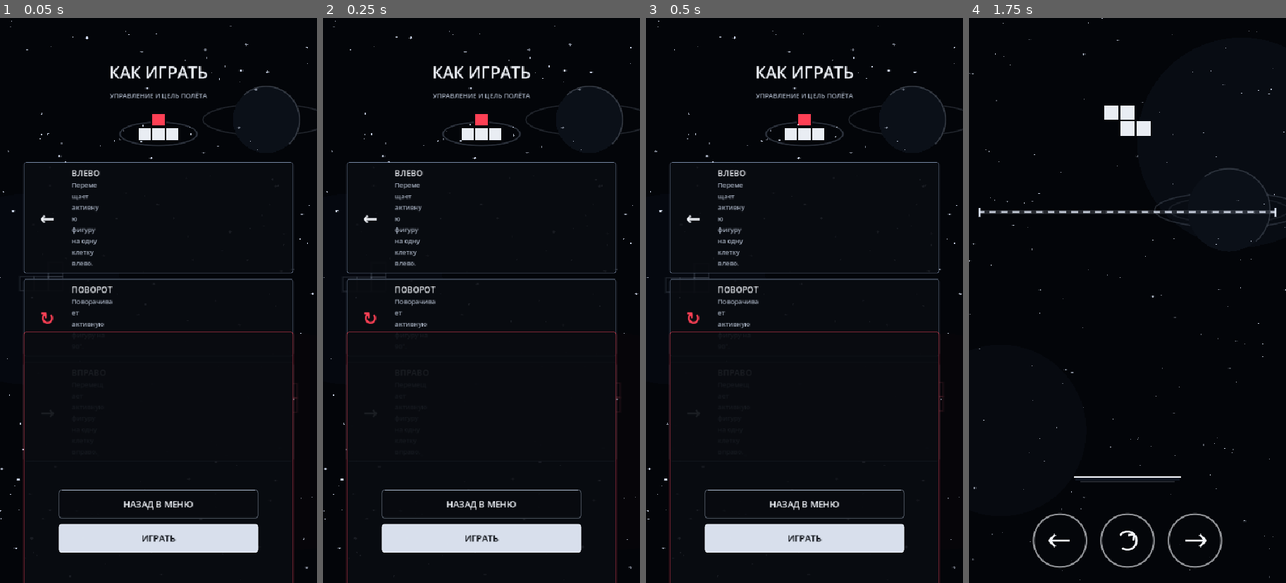
Above: before the commit, frames 1-4 (left to right).
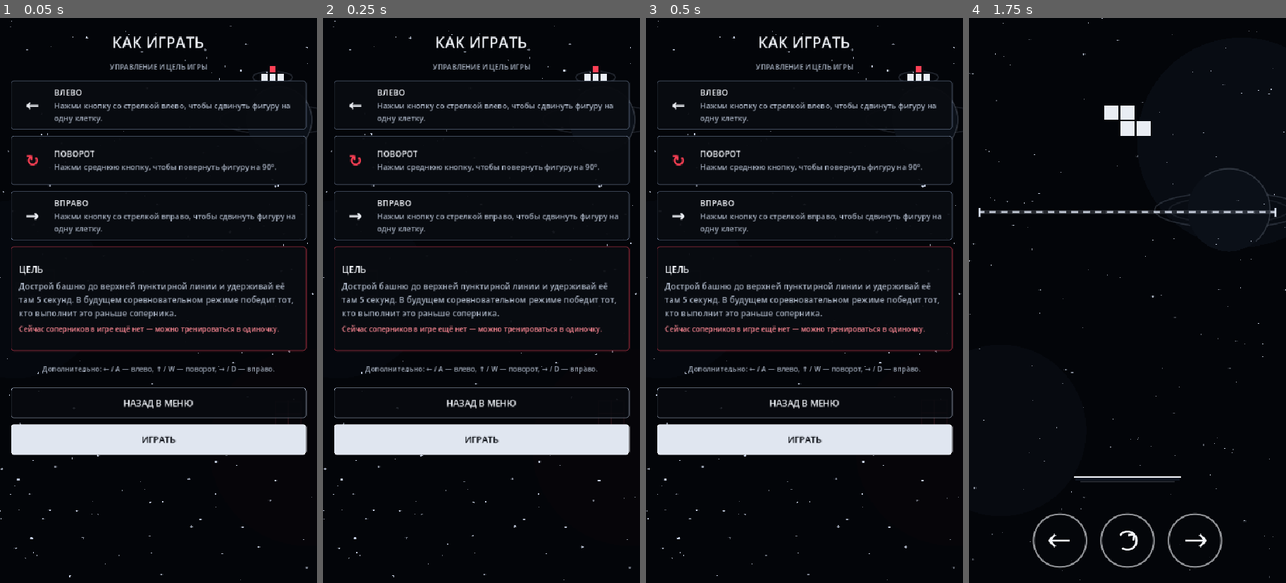
Above: after the commit, the same moments.

Repository: MrGardin/Tetris
Game: Godot game, scene res://scenes/HowToPlay/HowToPlay.tscn
The game is run twice, just before and just after one commit, with the same random seed, the same clock (stepped at 60 frames per second) and the same inputs. This scene is started directly instead of the project's main scene.
Inputs:
- Up to frame 1 (0.05 s): no input
- Up to frame 2 (0.25 s): no input
- Up to frame 3 (0.5 s): no input
- Up to frame 4 (1.75 s): click "НАЗАД В МЕНЮ" at 0.5 s; click "ИГРАТЬ" at 1.25 s

The runs differ from the first frame. In frame 1, 19% of the frame differs, in the area x 0-100%, y 2-100%; in frame 2, 19%; in frame 3, 19%, in the area x 0-100%, y 0-100%; in frame 4, nothing differs.

Commit message:
Исправление экрана как играть

Diff:
--- a/scenes/HowToPlay/how_to_play.gd
+++ b/scenes/HowToPlay/how_to_play.gd
@@ -1,5 +1,6 @@
 extends Node2D
 ## Экран обучения для Tetris:Windbound.
+## Интерфейс перестраивается под размер экрана и прокручивается на телефонах.
 
 @export_file("*.tscn")
 var start_scene_path: String = "res://scenes/Start/Start.tscn"
@@ -16,12 +17,10 @@
 var elapsed := 0.0
 var stars: Array[Vector4] = []
 
-var overlay: Control
+var scroll: ScrollContainer
+var content: VBoxContainer
 var title_label: Label
 var subtitle_label: Label
-var cards_box: VBoxContainer
-var objective_panel: PanelContainer
-var keyboard_label: Label
 var back_button: Button
 var play_button: Button
 
@@ -34,12 +33,11 @@
 		stars.append(Vector4(
 			randf(),
 			randf(),
-			randf_range(0.7, 2.0),
+			randf_range(0.7, 1.8),
 			randf_range(0.0, TAU)
 		))
 
 	_build_interface()
-	_layout_interface()
 
 	get_viewport().size_changed.connect(_on_viewport_resized)
 	queue_redraw()
@@ -55,36 +53,40 @@
 		return
 
 	_draw_background()
-	_draw_distant_planet()
+	_draw_planet()
 	_draw_stars()
 	_draw_floating_blocks()
 	_draw_logo()
 
 
 func _draw_background() -> void:
-	draw_rect(Rect2(Vector2.ZERO, viewport_size), SPACE)
+	draw_rect(
+		Rect2(Vector2.ZERO, viewport_size),
+		SPACE
+	)
 
 	draw_circle(
-		Vector2(viewport_size.x * 0.08, viewport_size.y * 0.48),
-		viewport_size.x * 0.30,
-		Color(0.035, 0.055, 0.095, 0.38)
+		Vector2(viewport_size.x * 0.05, viewport_size.y * 0.48),
+		viewport_size.x * 0.28,
+		Color(0.035, 0.055, 0.095, 0.32)
 	)
 
 	draw_circle(
-		Vector2(viewport_size.x * 0.94, viewport_size.y * 0.75),
-		viewport_size.x * 0.34,
-		Color(0.075, 0.025, 0.045, 0.20)
-	)
-
-
-func _draw_distant_planet() -> void:
-	var center := Vector2(viewport_size.x * 0.84, viewport_size.y * 0.18)
-	var radius := viewport_size.x * 0.105
+		Vector2(viewport_size.x * 0.97, viewport_size.y * 0.76),
+		viewport_size.x * 0.31,
+		Color(0.075, 0.025, 0.045, 0.17)
+	)
+
+
+func _draw_planet() -> void:
+	# Планета находится у края и не залезает на основной текст.
+	var center := Vector2(viewport_size.x * 0.88, viewport_size.y * 0.18)
+	var radius := minf(viewport_size.x * 0.105, 56.0)
 
 	_draw_ellipse(
 		center,
-		Vector2(radius * 1.9, radius * 0.48),
-		Color(0.72, 0.78, 0.88, 0.16),
+		Vector2(radius * 1.8, radius * 0.45),
+		Color(0.72, 0.78, 0.88, 0.13),
 		1.0
 	)
 
@@ -95,7 +97,7 @@
 		-2.3,
 		0.8,
 		48,
-		Color(0.81, 0.86, 0.94, 0.22),
+		Color(0.81, 0.86, 0.94, 0.18),
 		1.0,
 		true
 	)
@@ -104,32 +106,36 @@
 func _draw_stars() -> void:
 	for i in stars.size():
 		var star := stars[i]
-		var drift := elapsed * (3.0 + star.z * 1.6)
+		var drift := elapsed * (2.0 + star.z)
 		var x := fposmod(star.x * viewport_size.x + drift, viewport_size.x)
 		var y := star.y * viewport_size.y
-		var shimmer := 0.36 + 0.54 * (
-			0.5 + 0.5 * sin(elapsed * 1.3 + star.w)
+		var shimmer := 0.35 + 0.50 * (
+			0.5 + 0.5 * sin(elapsed * 1.2 + star.w)
 		)
-		var position := Vector2(x, y)
-
-		draw_circle(position, star.z, Color(0.88, 0.92, 1.0, shimmer))
-
-		if star.z > 1.65:
+		var point := Vector2(x, y)
+
+		draw_circle(
+			point,
+			star.z,
+			Color(0.88, 0.92, 1.0, shimmer)
+		)
+
+		if star.z > 1.5:
 			draw_line(
-				position - Vector2(3.0, 0.0),
-				position + Vector2(3.0, 0.0),
-				Color(0.88, 0.92, 1.0, shimmer * 0.4),
+				point - Vector2(2.5, 0.0),
+				point + Vector2(2.5, 0.0),
+				Color(0.88, 0.92, 1.0, shimmer * 0.35),
 				0.7,
 				true
 			)
 
 
 func _draw_floating_blocks() -> void:
-	var cell_size := clampf(viewport_size.x * 0.045, 18.0, 25.0)
-	var drift := sin(elapsed * 0.7) * 7.0
+	var cell_size := clampf(viewport_size.x * 0.04, 16.0, 23.0)
+	var drift := sin(elapsed * 0.7) * 6.0
 
 	_draw_ghost_piece(
-		Vector2(viewport_size.x * 0.13, viewport_size.y * 0.47 + drift),
+		Vector2(viewport_size.x * 0.11, viewport_size.y * 0.48 + drift),
 		cell_size,
 		[
 			Vector2i(-1, 0),
@@ -137,11 +143,11 @@
 			Vector2i(1, 0),
 			Vector2i(1, -1)
 		],
-		Color(0.78, 0.84, 0.94, 0.12)
+		Color(0.78, 0.84, 0.94, 0.09)
 	)
 
 	_draw_ghost_piece(
-		Vector2(viewport_size.x * 0.87, viewport_size.y * 0.66 - drift),
+		Vector2(viewport_size.x * 0.89, viewport_size.y * 0.69 - drift),
 		cell_size,
 		[
 			Vector2i(0, 0),
@@ -149,7 +155,7 @@
 			Vector2i(0, 1),
 			Vector2i(1, 1)
 		],
-		Color(0.92, 0.34, 0.42, 0.11)
+		Color(0.92, 0.34, 0.42, 0.08)
 	)
 
 
@@ -161,20 +167,22 @@
 ) -> void:
 	for cell in cells:
 		var rect := Rect2(
-			center + Vector2(cell) * cell_size - Vector2.ONE * cell_size * 0.5,
+			center + Vector2(cell) * cell_size
+				- Vector2.ONE * cell_size * 0.5,
 			Vector2.ONE * cell_size
 		)
 		draw_rect(rect, color, false, 1.0, true)
 
 
 func _draw_logo() -> void:
-	var center := Vector2(viewport_size.x * 0.5, viewport_size.y * 0.205)
-	var cell_size := clampf(viewport_size.x * 0.045, 20.0, 26.0)
+	# Маленький декоративный знак сверху справа — не перекрывает инструкции.
+	var center := Vector2(viewport_size.x * 0.86, viewport_size.y * 0.105)
+	var cell_size := clampf(viewport_size.x * 0.025, 11.0, 15.0)
 
 	_draw_ellipse(
 		center,
-		Vector2(cell_size * 2.7, cell_size * 0.82),
-		Color(0.72, 0.79, 0.91, 0.23),
+		Vector2(cell_size * 2.5, cell_size * 0.75),
+		Color(0.72, 0.79, 0.91, 0.17),
 		1.0
 	)
 
@@ -193,16 +201,9 @@
 			Vector2.ONE * cell_size
 		)
 		var fill := RED if i == 3 else Color("#e9edf3")
-		draw_rect(rect.grow(1.5), Color("#05070b"))
-		draw_rect(rect.grow(-2.0), fill)
-
-	for i in 3:
-		var angle := elapsed * 0.65 + TAU * float(i) / 3.0
-		var point := center + Vector2(
-			cos(angle) * cell_size * 2.3,
-			sin(angle) * cell_size * 0.66
-		)
-		draw_circle(point, 1.6, Color(0.90, 0.94, 1.0, 0.75))
+
+		draw_rect(rect.grow(1.0), Color("#05070b"))
+		draw_rect(rect.grow(-1.5), fill)
 
 
 func _draw_ellipse(
@@ -213,8 +214,8 @@
 ) -> void:
 	var points := PackedVector2Array()
 
-	for i in 81:
-		var angle := TAU * float(i) / 80.0
+	for i in 65:
+		var angle := TAU * float(i) / 64.0
 		points.append(
 			center + Vector2(
 				cos(angle) * radii.x,
@@ -229,68 +230,75 @@
 	var canvas_layer := CanvasLayer.new()
 	add_child(canvas_layer)
 
-	overlay = Control.new()
-	overlay.set_anchors_and_offsets_preset(Control.PRESET_FULL_RECT)
-	overlay.mouse_filter = Control.MOUSE_FILTER_IGNORE
-	canvas_layer.add_child(overlay)
-
+	var root := Control.new()
+	root.set_anchors_and_offsets_preset(Control.PRESET_FULL_RECT)
+	root.mouse_filter = Control.MOUSE_FILTER_PASS
+	canvas_layer.add_child(root)
+
+	scroll = ScrollContainer.new()
+	scroll.set_anchors_and_offsets_preset(Control.PRESET_FULL_RECT)
+	scroll.offset_left = 18.0
+	scroll.offset_top = 20.0
+	scroll.offset_right = -18.0
+	scroll.offset_bottom = -20.0
+	scroll.horizontal_scroll_mode = ScrollContainer.SCROLL_MODE_DISABLED
+	scroll.vertical_scroll_mode = ScrollContainer.SCROLL_MODE_AUTO
+	scroll.follow_focus = true
+	root.add_child(scroll)
+
+	content = VBoxContainer.new()
+	content.size_flags_horizontal = Control.SIZE_EXPAND_FILL
+	content.size_flags_vertical = Control.SIZE_SHRINK_BEGIN
+	content.add_theme_constant_override("separation", 10)
+	scroll.add_child(content)
+
+	_build_header()
+	_build_control_cards()
+	_build_objective_card()
+	_build_keyboard_hint()
+	_build_buttons()
+
+
+func _build_header() -> void:
 	title_label = Label.new()
 	title_label.text = "КАК ИГРАТЬ"
+	title_label.custom_minimum_size = Vector2(0.0, 42.0)
+	title_label.size_flags_horizontal = Control.SIZE_EXPAND_FILL
 	title_label.horizontal_alignment = HORIZONTAL_ALIGNMENT_CENTER
 	title_label.vertical_alignment = VERTICAL_ALIGNMENT_CENTER
-	title_label.add_theme_font_size_override("font_size", 28)
+	title_label.add_theme_font_size_override("font_size", 26)
 	title_label.add_theme_color_override("font_color", WHITE)
-	overlay.add_child(title_label)
+	content.add_child(title_label)
 
 	subtitle_label = Label.new()
-	subtitle_label.text = "УПРАВЛЕНИЕ И ЦЕЛЬ ПОЛЁТА"
+	subtitle_label.text = "УПРАВЛЕНИЕ И ЦЕЛЬ ИГРЫ"
+	subtitle_label.custom_minimum_size = Vector2(0.0, 24.0)
+	subtitle_label.size_flags_horizontal = Control.SIZE_EXPAND_FILL
 	subtitle_label.horizontal_alignment = HORIZONTAL_ALIGNMENT_CENTER
 	subtitle_label.vertical_alignment = VERTICAL_ALIGNMENT_CENTER
-	subtitle_label.add_theme_font_size_override("font_size", 11)
+	subtitle_label.add_theme_font_size_override("font_size", 12)
 	subtitle_label.add_theme_color_override("font_color", MUTED)
-	overlay.add_child(subtitle_label)
-
-	cards_box = VBoxContainer.new()
-	cards_box.add_theme_constant_override("separation", 9)
-	overlay.add_child(cards_box)
-
-	cards_box.add_child(_create_control_card(
+	content.add_child(subtitle_label)
+
+
+func _build_control_cards() -> void:
+	content.add_child(_create_control_card(
 		"←",
 		"ВЛЕВО",
-		"Перемещает активную фигуру на одну клетку влево."
+		"Нажми кнопку со стрелкой влево, чтобы сдвинуть фигуру на одну клетку."
 	))
 
-	cards_box.add_child(_create_control_card(
+	content.add_child(_create_control_card(
 		"↻",
 		"ПОВОРОТ",
-		"Поворачивает активную фигуру на 90°."
+		"Нажми среднюю кнопку, чтобы повернуть фигуру на 90°."
 	))
 
-	cards_box.add_child(_create_control_card(
+	content.add_child(_create_control_card(
 		"→",
 		"ВПРАВО",
-		"Перемещает активную фигуру на одну клетку вправо."
+		"Нажми кнопку со стрелкой вправо, чтобы сдвинуть фигуру на одну клетку."
 	))
-
-	objective_panel = _create_objective_panel()
-	overlay.add_child(objective_panel)
-
-	keyboard_label = Label.new()
-	keyboard_label.text = "Клавиатура: ← / A — влево, ↑ / W — поворот, → / D — вправо."
-	keyboard_label.horizontal_alignment = HORIZONTAL_ALIGNMENT_CENTER
-	keyboard_label.vertical_alignment = VERTICAL_ALIGNMENT_CENTER
-	keyboard_label.autowrap_mode = TextServer.AUTOWRAP_WORD_SMART
-	keyboard_label.add_theme_font_size_override("font_size", 11)
-	keyboard_label.add_theme_color_override("font_color", MUTED)
-	overlay.add_child(keyboard_label)
-
-	back_button = _create_button("НАЗАД В МЕНЮ", false)
-	back_button.pressed.connect(_on_back_pressed)
-	overlay.add_child(back_button)
-
-	play_button = _create_button("ИГРАТЬ", true)
-	play_button.pressed.connect(_on_play_pressed)
-	overlay.add_child(play_button)
 
 
 func _create_control_card(
@@ -299,148 +307,190 @@
 	description: String
 ) -> PanelContainer:
 	var panel := PanelContainer.new()
-	panel.custom_minimum_size = Vector2(0.0, 78.0)
+	panel.custom_minimum_size = Vector2(0.0, 84.0)
+	panel.size_flags_horizontal = Control.SIZE_EXPAND_FILL
 	panel.add_theme_stylebox_override("panel", _make_panel_style(false))
 
 	var row := HBoxContainer.new()
-	row.add_theme_constant_override("separation", 14)
+	row.size_flags_horizontal = Control.SIZE_EXPAND_FILL
+	row.add_theme_constant_override("separation", 12)
 	panel.add_child(row)
 
 	var icon := Label.new()
 	icon.text = icon_text
-	icon.custom_minimum_size = Vector2(54.0, 0.0)
+	icon.custom_minimum_size = Vector2(48.0, 0.0)
+	icon.size_flags_vertical = Control.SIZE_EXPAND_FILL
 	icon.horizontal_alignment = HORIZONTAL_ALIGNMENT_CENTER
 	icon.vertical_alignment = VERTICAL_ALIGNMENT_CENTER
-	icon.add_theme_font_size_override("font_size", 30)
-	icon.add_theme_color_override("font_color", RED if heading == "ПОВОРОТ" else WHITE)
+	icon.add_theme_font_size_override("font_size", 27)
+	icon.add_theme_color_override(
+		"font_color",
+		RED if heading == "ПОВОРОТ" else WHITE
+	)
 	row.add_child(icon)
 
 	var text_column := VBoxContainer.new()
+	text_column.size_flags_horizontal = Control.SIZE_EXPAND_FILL
+	text_column.size_flags_vertical = Control.SIZE_EXPAND_FILL
 	text_column.alignment = BoxContainer.ALIGNMENT_CENTER
-	text_column.add_theme_constant_override("separation", 2)
+	text_column.add_theme_constant_override("separation", 3)
 	row.add_child(text_column)
 
 	var title := Label.new()
 	title.text = heading
+	title.size_flags_horizontal = Control.SIZE_EXPAND_FILL
+	title.horizontal_alignment = HORIZONTAL_ALIGNMENT_LEFT
 	title.add_theme_font_size_override("font_size", 14)
 	title.add_theme_color_override("font_color", WHITE)
 	text_column.add_child(title)
 
 	var detail := Label.new()
 	detail.text = description
+	detail.size_flags_horizontal = Control.SIZE_EXPAND_FILL
 	detail.autowrap_mode = TextServer.AUTOWRAP_WORD_SMART
-	detail.add_theme_font_size_override("font_size", 11)
+	detail.add_theme_font_size_override("font_size", 13)
 	detail.add_theme_color_override("font_color", MUTED)
 	text_column.add_child(detail)
 
 	return panel
 
 
-func _create_objective_panel() -> PanelContainer:
+func _build_objective_card() -> void:
 	var panel := PanelContainer.new()
+	panel.custom_minimum_size = Vector2(0.0, 178.0)
+	panel.size_flags_horizontal = Control.SIZE_EXPAND_FILL
 	panel.add_theme_stylebox_override("panel", _make_panel_style(true))
-
-	var content := VBoxContainer.new()
-	content.alignment = BoxContainer.ALIGNMENT_CENTER
-	content.add_theme_constant_override("separation", 7)
-	panel.add_child(content)
+	content.add_child(panel)
+
+	var text_column := VBoxContainer.new()
+	text_column.size_flags_horizontal = Control.SIZE_EXPAND_FILL
+	text_column.size_flags_vertical = Control.SIZE_EXPAND_FILL
+	text_column.alignment = BoxContainer.ALIGNMENT_CENTER
+	text_column.add_theme_constant_override("separation", 8)
+	panel.add_child(text_column)
 
 	var heading := Label.new()
 	heading.text = "ЦЕЛЬ"
+	heading.size_flags_horizontal = Control.SIZE_EXPAND_FILL
 	heading.add_theme_font_size_override("font_size", 15)
 	heading.add_theme_color_override("font_color", WHITE)
-	content.add_child(heading)
+	text_column.add_child(heading)
 
 	var description := Label.new()
 	description.text = (
-		"Собирай башню до верхней пунктирной линии и удерживай её там "
-		+ "до конца отсчёта. В соревновательном режиме побеждает тот, "
-		+ "кто сделает это раньше соперника."
-	)
+		"Дострой башню до верхней пунктирной линии и удерживай её там "
+		+ "5 секунд. В будущем соревновательном режиме победит тот, "
+		+ "кто выполнит это раньше соперника."
+	)
+	description.size_flags_horizontal = Control.SIZE_EXPAND_FILL
 	description.autowrap_mode = TextServer.AUTOWRAP_WORD_SMART
-	description.add_theme_font_size_override("font_size", 12)
+	description.add_theme_font_size_override("font_size", 14)
 	description.add_theme_color_override("font_color", MUTED)
-	content.add_child(description)
+	text_column.add_child(description)
 
 	var note := Label.new()
-	note.text = "Сейчас соперник ещё не добавлен — пока можно тренироваться в одиночку."
+	note.text = "Сейчас соперников в игре ещё нет — можно тренироваться в одиночку."
+	note.size_flags_horizontal = Control.SIZE_EXPAND_FILL
 	note.autowrap_mode = TextServer.AUTOWRAP_WORD_SMART
-	note.add_theme_font_size_override("font_size", 11)
+	note.add_theme_font_size_override("font_size", 12)
 	note.add_theme_color_override("font_color", Color("#ff8995"))
-	content.add_child(note)
-
-	return panel
+	text_column.add_child(note)
+
+
+func _build_keyboard_hint() -> void:
+	var hint := Label.new()
+	hint.text = "Дополнительно: ← / A — влево, ↑ / W — поворот, → / D — вправо."
+	hint.size_flags_horizontal = Control.SIZE_EXPAND_FILL
+	hint.custom_minimum_size = Vector2(0.0, 42.0)
+	hint.horizontal_alignment = HORIZONTAL_ALIGNMENT_CENTER
+	hint.vertical_alignment = VERTICAL_ALIGNMENT_CENTER
+	hint.autowrap_mode = TextServer.AUTOWRAP_WORD_SMART
+	hint.add_theme_font_size_override("font_size", 12)
+	hint.add_theme_color_override("font_color", MUTED)
+	content.add_child(hint)
+
+
+func _build_buttons() -> void:
+	back_button = _create_button("НАЗАД В МЕНЮ", false)
+	back_button.pressed.connect(_on_back_pressed)
+	content.add_child(back_button)
+
+	play_button = _create_button("ИГРАТЬ", true)
+	play_button.pressed.connect(_on_play_pressed)
+	content.add_child(play_button)
 
 
 func _make_panel_style(is_objective: bool) -> StyleBoxFlat:
 	var style := StyleBoxFlat.new()
-	style.bg_color = Color(0.035, 0.045, 0.065, 0.92)
-	style.border_color = (
-		Color(0.92, 0.25, 0.34, 0.72)
-		if is_objective
-		else Color(0.58, 0.66, 0.79, 0.42)
-	)
+	style.bg_color = Color(0.035, 0.045, 0.065, 0.94)
+
+	if is_objective:
+		style.border_color = Color(0.92, 0.25, 0.34, 0.72)
+	else:
+		style.border_color = Color(0.58, 0.66, 0.79, 0.48)
+
 	style.set_border_width_all(1)
-	style.set_corner_radius_all(4)
+	style.set_corner_radius_all(5)
 	style.content_margin_left = 14.0
 	style.content_margin_right = 14.0
-	style.content_margin_top = 9.0
-	style.content_margin_bottom = 9.0
+	style.content_margin_top = 10.0
+	style.content_margin_bottom = 10.0
+
 	return style
 
 
 func _create_button(text: String, primary: bool) -> Button:
 	var button := Button.new()
 	button.text = text
+	button.custom_minimum_size = Vector2(0.0, 52.0)
+	button.size_flags_horizontal = Control.SIZE_EXPAND_FILL
 	button.focus_mode = Control.FOCUS_ALL
 	button.add_theme_font_size_override("font_size", 15)
 
 	var normal := StyleBoxFlat.new()
-	normal.set_corner_radius_all(4)
 	normal.set_border_width_all(1)
-	normal.content_margin_left = 16.0
-	normal.content_margin_right = 16.0
-	normal.content_margin_top = 9.0
-	normal.content_margin_bottom = 9.0
+	normal.set_corner_radius_all(5)
+	normal.content_margin_top = 10.0
+	normal.content_margin_bottom = 10.0
 
 	var hover := StyleBoxFlat.new()
-	hover.set_corner_radius_all(4)
 	hover.set_border_width_all(1)
-	hover.content_margin_left = 16.0
-	hover.content_margin_right = 16.0
-	hover.content_margin_top = 9.0
-	hover.content_margin_bottom = 9.0
+	hover.set_corner_radius_all(5)
+	hover.content_margin_top = 10.0
+	hover.content_margin_bottom = 10.0
 
 	var pressed := StyleBoxFlat.new()
-	pressed.set_corner_radius_all(4)
 	pressed.set_border_width_all(1)
-	pressed.content_margin_left = 16.0
-	pressed.content_margin_right = 16.0
-	pressed.content_margin_top = 9.0
-	pressed.content_margin_bottom = 9.0
+	pressed.set_corner_radius_all(5)
+	pressed.content_margin_top = 10.0
+	pressed.content_margin_bottom = 10.0
 
 	if primary:
-		normal.bg_color = Color(0.88, 0.91, 0.96, 0.96)
+		normal.bg_color = Color("#e0e6f0")
 		normal.border_color = Color("#f0f3f8")
+
 		hover.bg_color = Color("#ffffff")
 		hover.border_color = Color("#ffffff")
-		pressed.bg_color = Color("#d8deea")
-		pressed.border_color = Color("#d8deea")
+
+		pressed.bg_color = Color("#cbd4e2")
+		pressed.border_color = Color("#cbd4e2")
 
 		button.add_theme_color_override("font_color", Color("#080b11"))
 		button.add_theme_color_override("font_hover_color", Color("#080b11"))
 		button.add_theme_color_override("font_pressed_color", Color("#080b11"))
 	else:
-		normal.bg_color = Color(0.03, 0.04, 0.06, 0.70)
-		normal.border_color = Color(0.77, 0.83, 0.92, 0.55)
-		hover.bg_color = Color(0.12, 0.15, 0.21, 0.92)
+		normal.bg_color = Color(0.03, 0.04, 0.06, 0.86)
+		normal.border_color = Color(0.77, 0.83, 0.92, 0.62)
+
+		hover.bg_color = Color(0.12, 0.15, 0.21, 0.96)
 		hover.border_color = Color("#f0f3f8")
-		pressed.bg_color = Color(0.16, 0.07, 0.10, 0.95)
+
+		pressed.bg_color = Color(0.16, 0.07, 0.10, 0.96)
 		pressed.border_color = RED
 
 		button.add_theme_color_override("font_color", WHITE)
-		button.add_theme_color_override("font_hover_color", Color("#ffffff"))
-		button.add_theme_color_override("font_pressed_color", Color("#ffffff"))
+		button.add_theme_color_override("font_hover_color", WHITE)
+		button.add_theme_color_override("font_pressed_color", WHITE)
 
 	button.add_theme_stylebox_override("normal", normal)
 	button.add_theme_stylebox_override("hover", hover)
@@ -450,59 +500,8 @@
 	return button
 
 
-func _layout_interface() -> void:
+func _on_viewport_resized() -> void:
 	viewport_size = get_viewport_rect().size
-
-	var width := viewport_size.x
-	var height := viewport_size.y
-	var content_width := minf(460.0, width - 36.0)
-	var center_x := width * 0.5
-
-	title_label.position = Vector2(center_x - content_width * 0.5, height * 0.075)
-	title_label.size = Vector2(content_width, 42.0)
-
-	subtitle_label.position = Vector2(center_x - content_width * 0.5, height * 0.125)
-	subtitle_label.size = Vector2(content_width, 24.0)
-
-	var cards_y := height * 0.255
-	var card_height := clampf(height * 0.082, 70.0, 86.0)
-	cards_box.position = Vector2(center_x - content_width * 0.5, cards_y)
-	cards_box.size = Vector2(content_width, card_height * 3.0 + 18.0)
-
-	for card in cards_box.get_children():
-		card.custom_minimum_size.y = card_height
-
-	objective_panel.position = Vector2(
-		center_x - content_width * 0.5,
-		height * 0.555
-	)
-	objective_panel.size = Vector2(content_width, height * 0.175)
-
-	keyboard_label.position = Vector2(
-		center_x - content_width * 0.5,
-		height * 0.745
-	)
-	keyboard_label.size = Vector2(content_width, 40.0)
-
-	var button_width := minf(340.0, width - 64.0)
-	var button_height := 48.0
-	var buttons_y := height * 0.835
-
-	back_button.position = Vector2(
-		center_x - button_width * 0.5,
-		buttons_y
-	)
-	back_button.size = Vector2(button_width, button_height)
-
-	play_button.position = Vector2(
-		center_x - button_width * 0.5,
-		buttons_y + button_height + 10.0
-	)
-	play_button.size = Vector2(button_width, button_height)
-
-
-func _on_viewport_resized() -> void:
-	_layout_interface()
 	queue_redraw()
 
 
@@ -521,4 +520,7 @@
 
 	var error := get_tree().change_scene_to_file(path)
 	if error != OK:
-		push_error("Не удалось открыть сцену %s. Код ошибки: %s" % [path, error])
+		push_error(
+			"Не удалось открыть сцену %s. Код ошибки: %s"
+			% [path, error]
+		)
